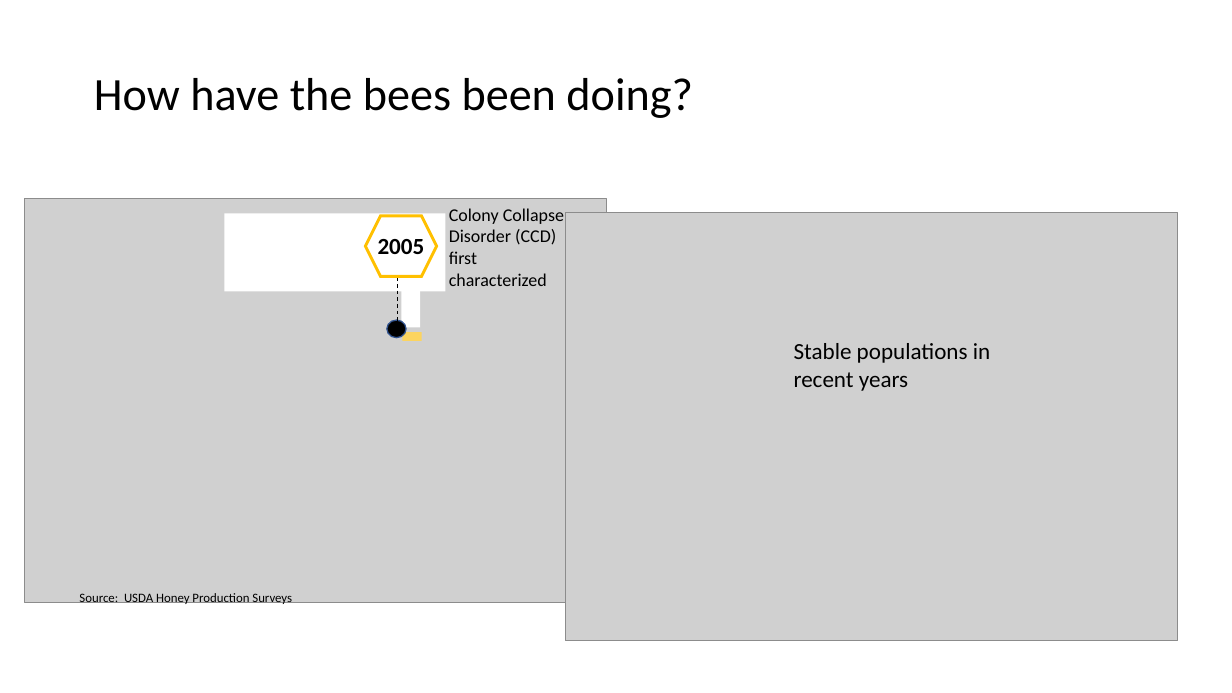
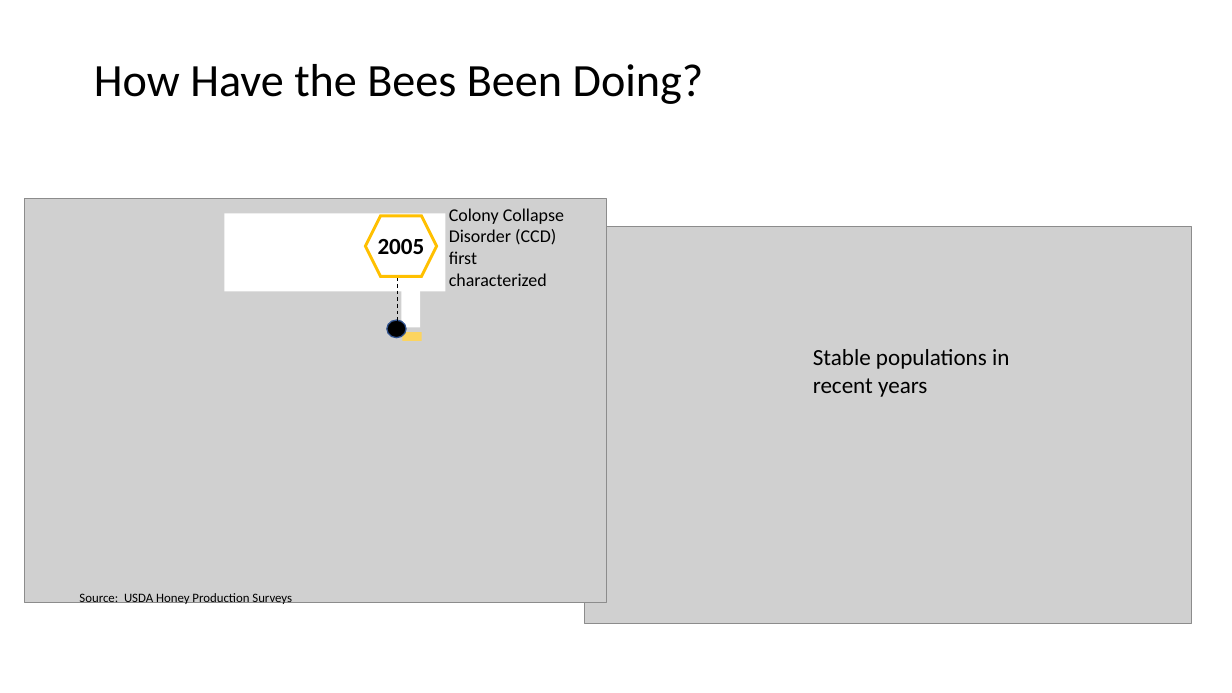
Before and after one commit to mb3005/Bee-Colony-Losses, a slide deck: slide 2 of Presentation.pptx. Drawn at 1232x693 pixels with LibreOffice and Linux fonts; fonts in the diff are those of the drawing; grey boxes stand for pictures. Boxes give left, top, right and bottom in pixels: in the first picture for what was removed or moved away, otherwise in the second. Text is boxed around its words. In the diff, an @@ line names an element or a change of style, - is before the commit and + after.

```diff
--- a/Presentation.pptx
+++ b/Presentation.pptx
@@ title at box(94, 64, 704, 104): text changed @@
-How have the bees been doing?
+How Have the Bees Been Doing?
@@ picture: place and size @@
-picture at box(566, 213, 1178, 641)
+picture at box(585, 226, 1191, 624)
@@ text "Stable populations in recent years": place and size @@
-text "Stable populations in recent years" at box(794, 343, 990, 391)
+text "Stable populations in recent years" at box(813, 349, 1009, 397)
```
Also in this commit, not shown: 2 other slides changed, 2 other files.
